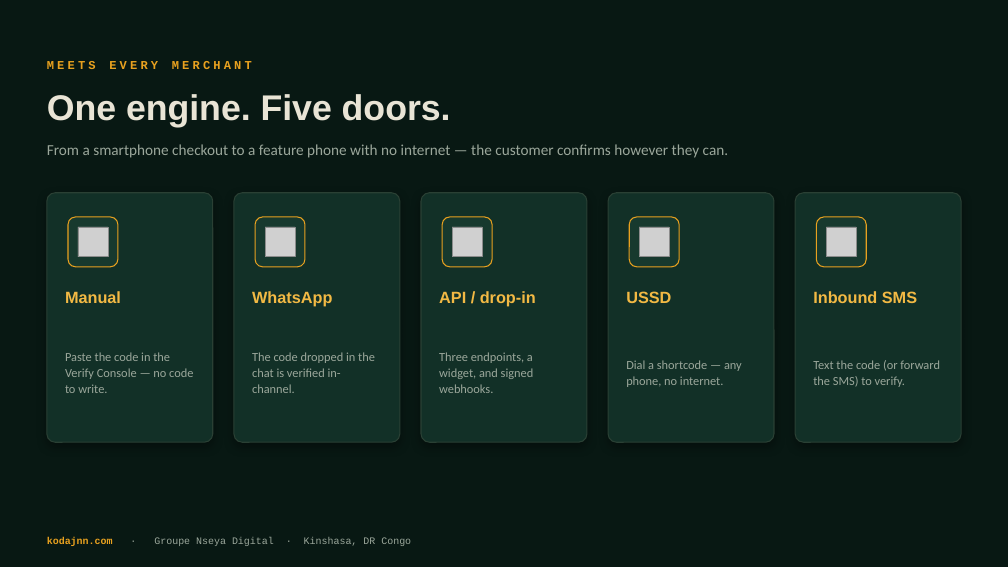
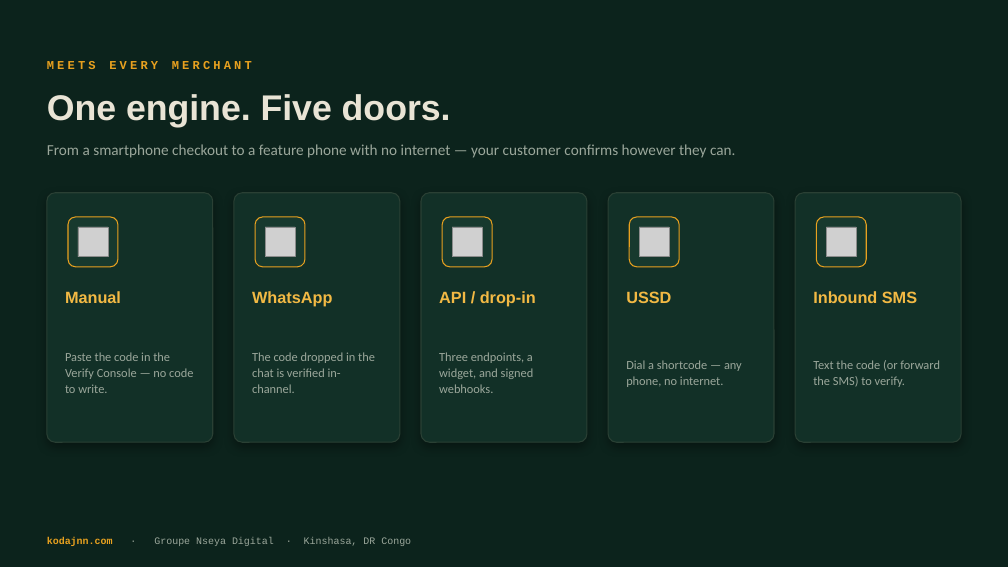
Before and after one commit to jnnseya-cpu/KODA, a slide deck: slide 7 of brand/KODA-sales-deck.pptx (slide 6 before the commit). Drawn at 1008x567 pixels with LibreOffice and Linux fonts; fonts in the diff are those of the drawing; grey boxes stand for pictures. Boxes give left, top, right and bottom in pixels: in the first picture for what was removed or moved away, otherwise in the second. Text is boxed around its words. In the diff, an @@ line names an element or a change of style, - is before the commit and + after.

```diff
--- a/brand/KODA-sales-deck.pptx
+++ b/brand/KODA-sales-deck.pptx
@@ background #081813 to #0C231C @@
@@ text at (47,144,735,158): text changed @@
-From a smartphone checkout to a feature phone with no internet — the customer confirms however they can.
+From a smartphone checkout to a feature phone with no internet — your customer confirms however they can.
```
Also in this commit, not shown: 9 other slides changed, 3 slides added, 2 slides removed, 5 other files.
